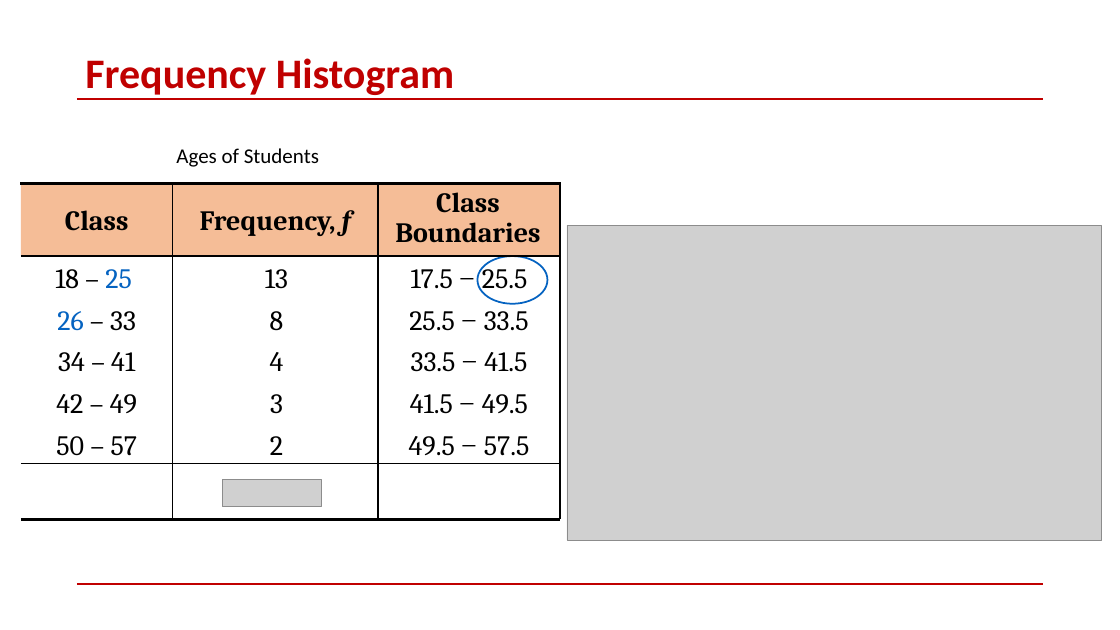
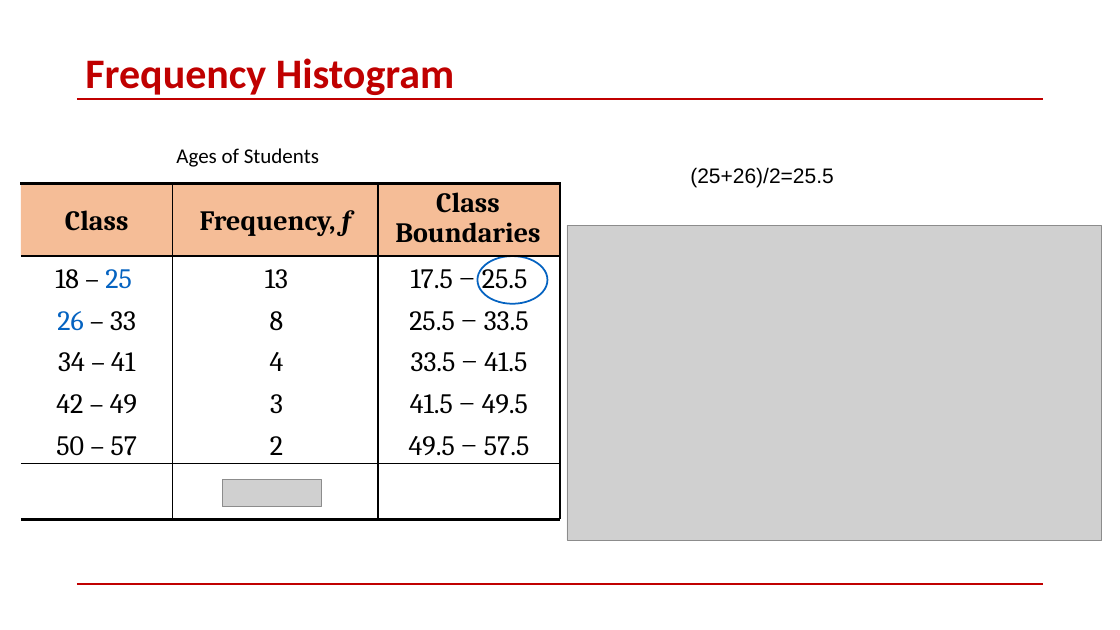
Before and after one commit to skysumitkumar/Du_Mca, a slide deck: slide 14 of 3rd_semester/Data_Science_with_python/PPT/Unit_2/8_Descriptive Statistics and Data Visualization.pptx. Drawn at 1120x630 pixels with LibreOffice and Linux fonts; fonts in the diff are those of the drawing; grey boxes stand for pictures. Boxes give left, top, right and bottom in pixels: in the first picture for what was removed or moved away, otherwise in the second. Text is boxed around its words. In the diff, an @@ line names an element or a change of style, - is before the commit and + after.

```diff
--- a/3rd_semester/Data_Science_with_python/PPT/Unit_2/8_Descriptive Statistics and Data Visualization.pptx
+++ b/3rd_semester/Data_Science_with_python/PPT/Unit_2/8_Descriptive Statistics and Data Visualization.pptx
@@ text added at [690,167,833,187], 18 pt, text #000000 @@
+(25+26)/2=25.5
```
Also in this commit, not shown: 22 other slides changed, 18 other files.
